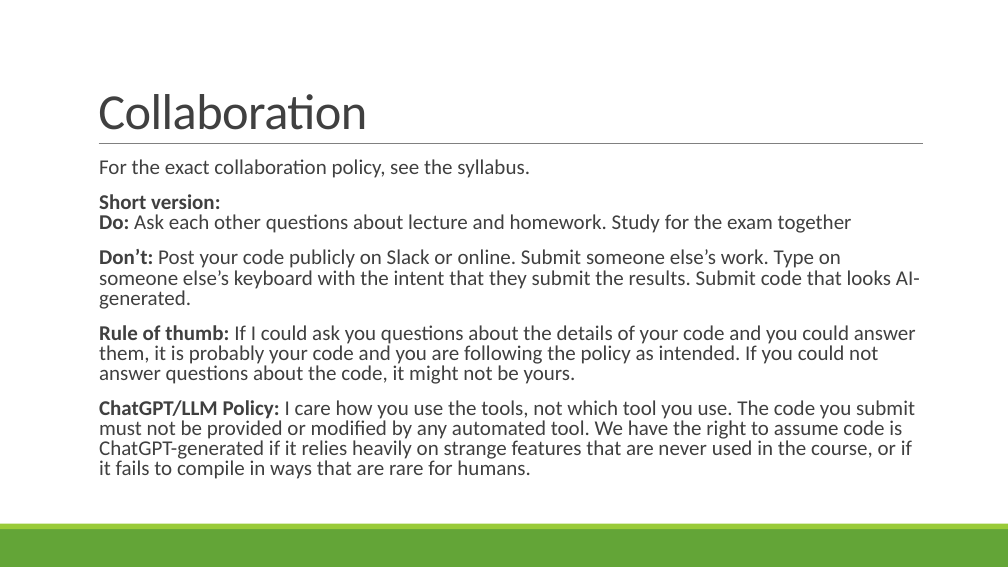
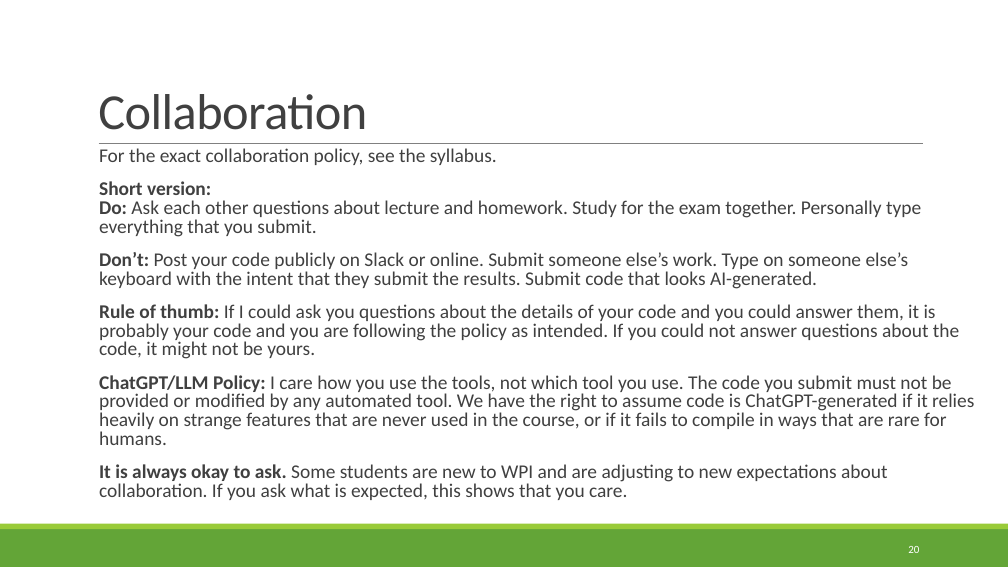
Before and after one commit to rbohrer/pl-course, a slide deck: slide 20 of LectureSlides/01Intro.pptx (slide 22 before the commit). Drawn at 1008x567 pixels with LibreOffice and Linux fonts; fonts in the diff are those of the drawing. Boxes give left, top, right and bottom in pixels: in the first picture for what was removed or moved away, otherwise in the second. Text is boxed around its words. In the diff, an @@ line names an element or a change of style, - is before the commit and + after.

```diff
--- a/LectureSlides/01Intro.pptx
+++ b/LectureSlides/01Intro.pptx
@@ text "For the exact collaboration policy, ...": place and size @@
-text "For the exact collaboration policy, ..." at [99,159,920,479]
+text "For the exact collaboration policy, ..." at [99,148,974,500]
@@ text at [99,148,974,445]: size 20 to 18.5 pt in "For the exact collaboration policy, see the ...", "Don’t: Post your code publicly on Slack ...", "Rule of thumb: If I could ask ...", "ChatGPT/LLM Policy: I care how you use ..." @@
@@ text at [99,181,921,237]: text changed; size 20 to 18.5 pt @@
-  Short version:
-  Do: Ask each other questions about lecture and homework. Study for the exam together
+  Short version:
+  Do: Ask each other questions about lecture and homework. Study for the exam together. Personally type everything that you submit.
@@ text at [99,464,887,500]: paragraph added @@
+  It is always okay to ask. Some students are new to WPI and are adjusting to new expectations about collaboration. If you ask what is expected, this shows that you care.
@@ page number added at [908,546,919,553], 10.5 pt, text #FFFFFF @@
+20
```
Also in this commit, not shown: 36 other slides changed, 3 slides removed, 15 other files.
